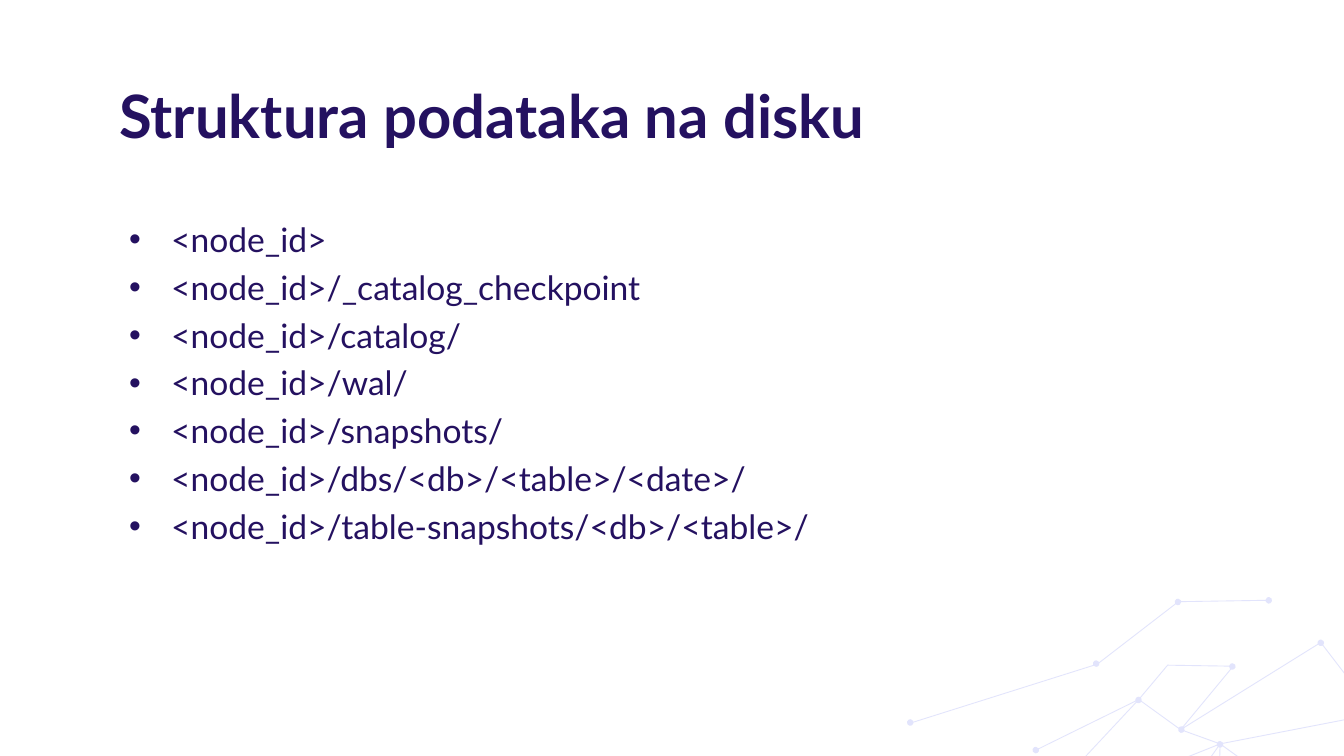
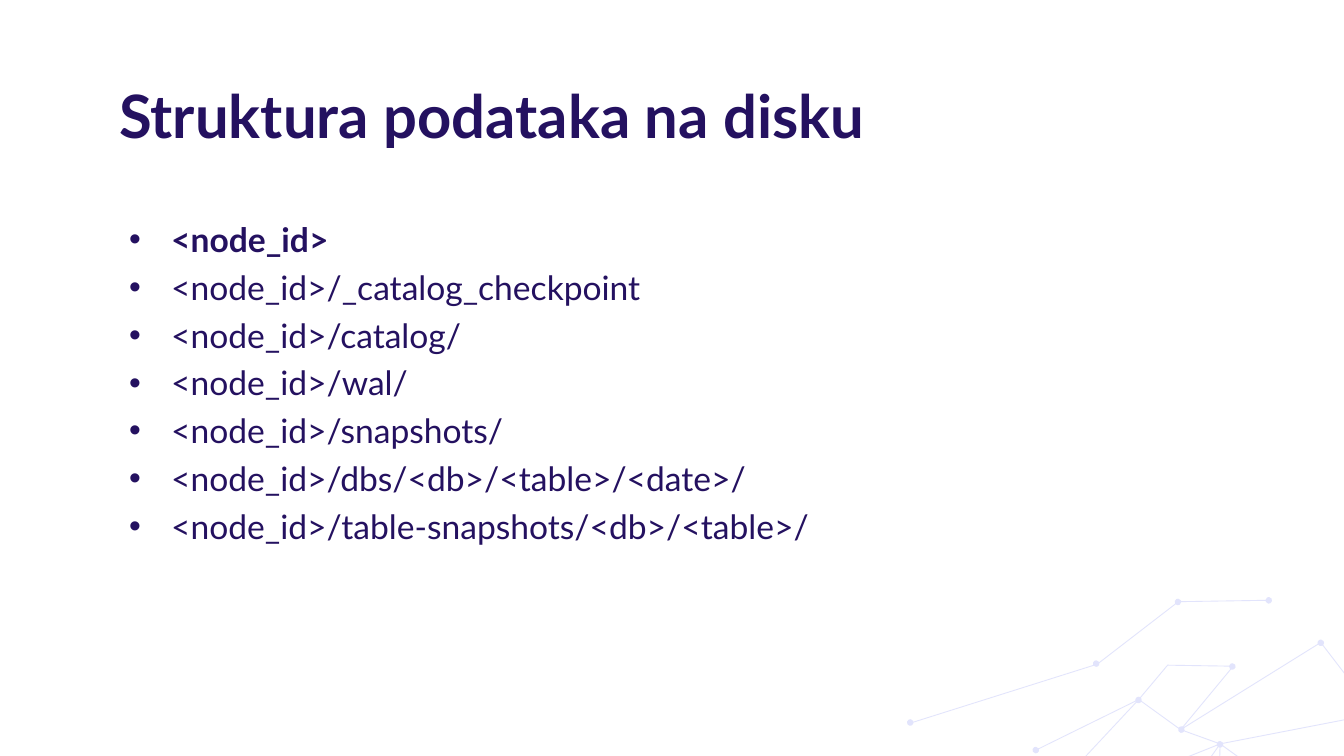
Before and after one commit to anitagolubovic/Backup_restore_InfluxDB_3_Core, a slide deck: slide 4 of Backup_restore.pptx (slide 3 before the commit). Drawn at 1344x756 pixels with LibreOffice and Linux fonts; fonts in the diff are those of the drawing; background and template pictures are left out. Boxes give left, top, right and bottom in pixels: in the first picture for what was removed or moved away, otherwise in the second. Text is boxed around its words. In the diff, an @@ line names an element or a change of style, - is before the commit and + after.

```diff
--- a/Backup_restore.pptx
+++ b/Backup_restore.pptx
@@ subtitle at (171, 227, 328, 257): bold on in "<node_id>" @@
```
Also in this commit, not shown: 5 other slides changed, 1 slide added, 2 slides removed.
